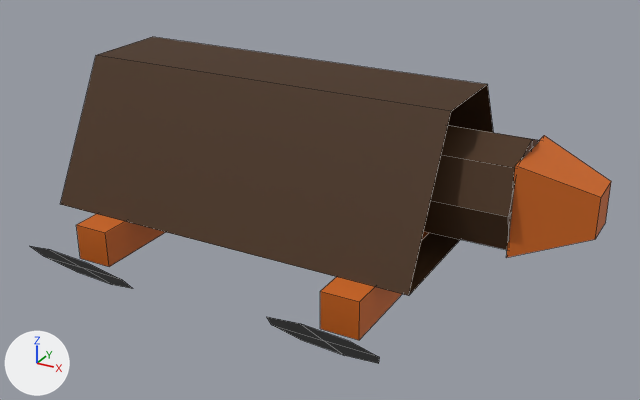
An edit to the OBJ model King Of Kings Docs/Models/heavybatteringram2d.obj, drawn before and after from the same camera.
One viewpoint serves both versions: a 50 mm lens placed at (8.72, -14.29, 8.53), pointed at (0.99, -0.23, 1.5). Arrows for +X, +Y and +Z are at lower left; the lights stay in place. Mesh edges are drawn as thin lines. Where no turn or scale is listed for an object, it has been applied to the vertices.
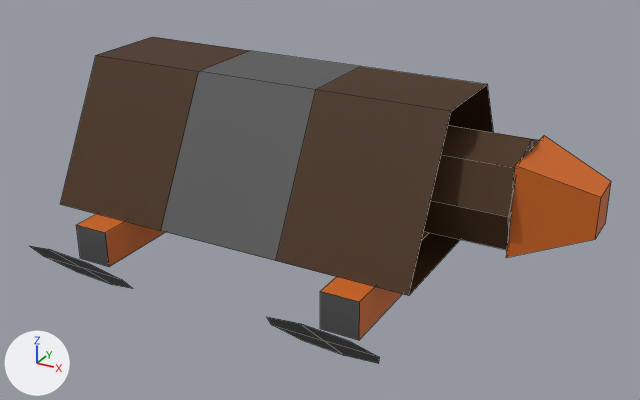
The edits, one by one:
Material 'Material.004' (mat_material_004) is new.
Its base color is (0.0984, 0.0984, 0.0984) (dark grey #585858).
Its roughness is 0.69.
me_cube has 26 vertices, 21 faces and spans x -3.85..5.0, y -2.38..2.38, z 1.21..3.96.
me_cube is used by ob_cube; location (0.0, 0.0, 0.0).
Verts and faces of me_cube; kept vertices keep their numbers, new ones are numbered from 26.
Before the commit, vertices of me_cube: 0 (3.85, 2.38, 1.21), 1 (3.85, -2.38, 1.21) at pixel (408, 295), 2 (-3.85, -2.38, 1.21) at pixel (60, 204), 3 (-3.85, 2.38, 1.21), 4 (3.85, 0.91, 3.96) at pixel (487, 84).
Before the commit, vertices of me_cube: 5 (3.85, -0.91, 3.96) at pixel (451, 111), 6 (-3.85, -0.91, 3.96) at pixel (95, 55), 7 (-3.85, 0.91, 3.96) at pixel (152, 36).
Part 1, on me_cube:
Faces deleted: (0, 1, 2, 3), (4, 7, 6, 5), (1, 5, 6, 2), (0, 3, 7, 4).
New vertices 26 to 29 stand at vertices 0, 1, 4, 5, in that order, plus (-2.57, 0.0, 0.0).
New vertices 30 to 33 stand at vertices 2, 3, 6, 7, in that order, plus (2.57, 0.0, 0.0).
New faces: (2, 3, 31, 30), (6, 32, 33, 7), (2, 30, 32, 6), (3, 7, 33, 31), (0, 26, 28, 4), (1, 5, 29, 27) (mat_material_002 (brown #442909)).
New faces: (4, 28, 29, 5), (0, 1, 27, 26) (mat_material_002 (brown #442909)).
New faces: (26, 31, 33, 28), (27, 29, 32, 30), (28, 33, 32, 29), (26, 27, 30, 31) (mat_material_004 (dark grey #585858)).
me_cube now uses material mat_material_004 (dark grey #585858).
me_cube_001 has 8 vertices, 6 faces and spans x 2.5..3.23, y -2.96..3.01, z 0.48..1.21.
me_cube_001 is used by ob_cube_001; location (0.0, 0.0, 0.0).
me_cube_001 part 2: 2 faces spanning x 2.5..3.23, y -2.96..3.01, z 0.48..1.21 switch from mat_material_003 (orange #ce6516) to mat_material_004 (dark grey #585858).
me_cube_002 has 8 vertices, 6 faces and spans x -2.88..-2.14, y -2.96..3.01, z 0.48..1.21.
me_cube_002 is used by ob_cube_002; location (0.0, 0.0, 0.0).
me_cube_002 part 3: 2 faces spanning x -2.88..-2.14, y -2.96..3.01, z 0.48..1.21 switch from mat_material_003 (orange #ce6516) to mat_material_004 (dark grey #585858).

Location of each change, (x1, y1, x2, y2) in pixels of the pictures (640 x 400 px):
part 1 of me_cube, built on
    both: (64, 37, 360, 261)
part 2 of me_cube_001, recoloured
    both: (320, 291, 360, 340)
part 3 of me_cube_002, recoloured
    both: (76, 225, 109, 267)
